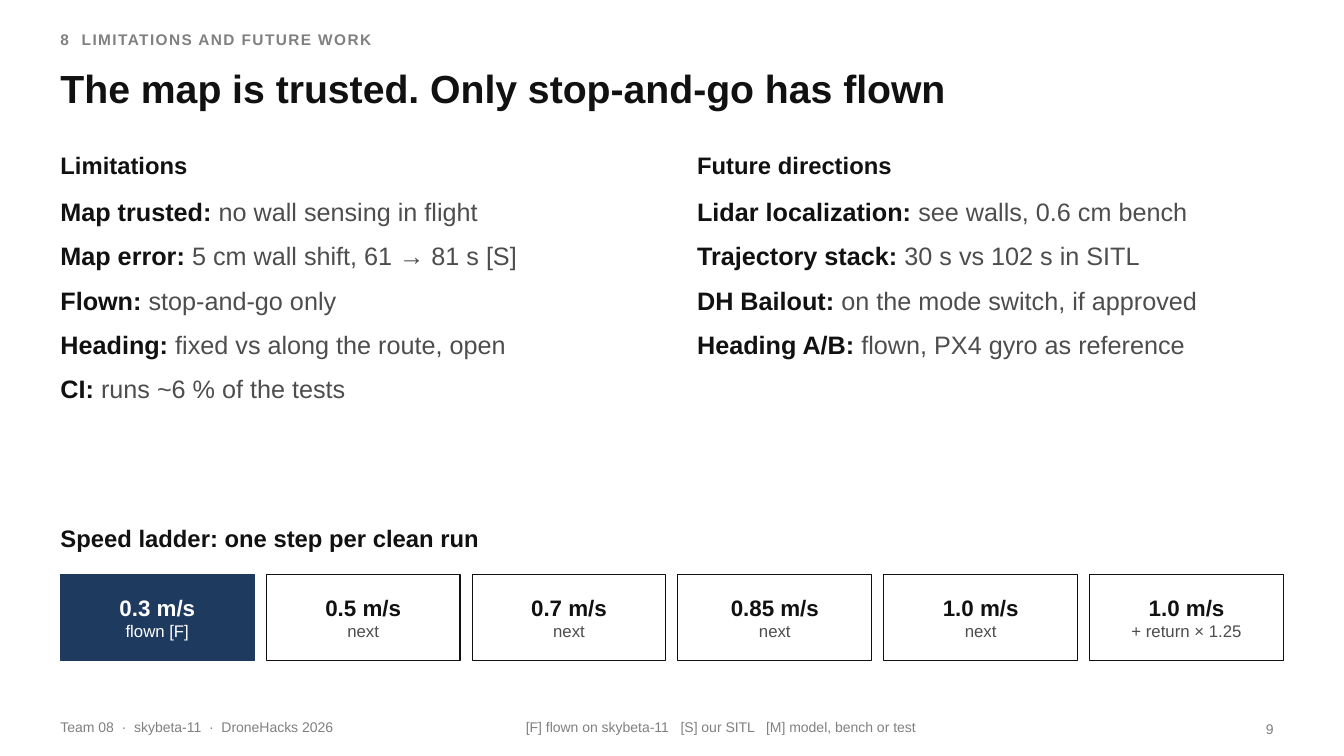
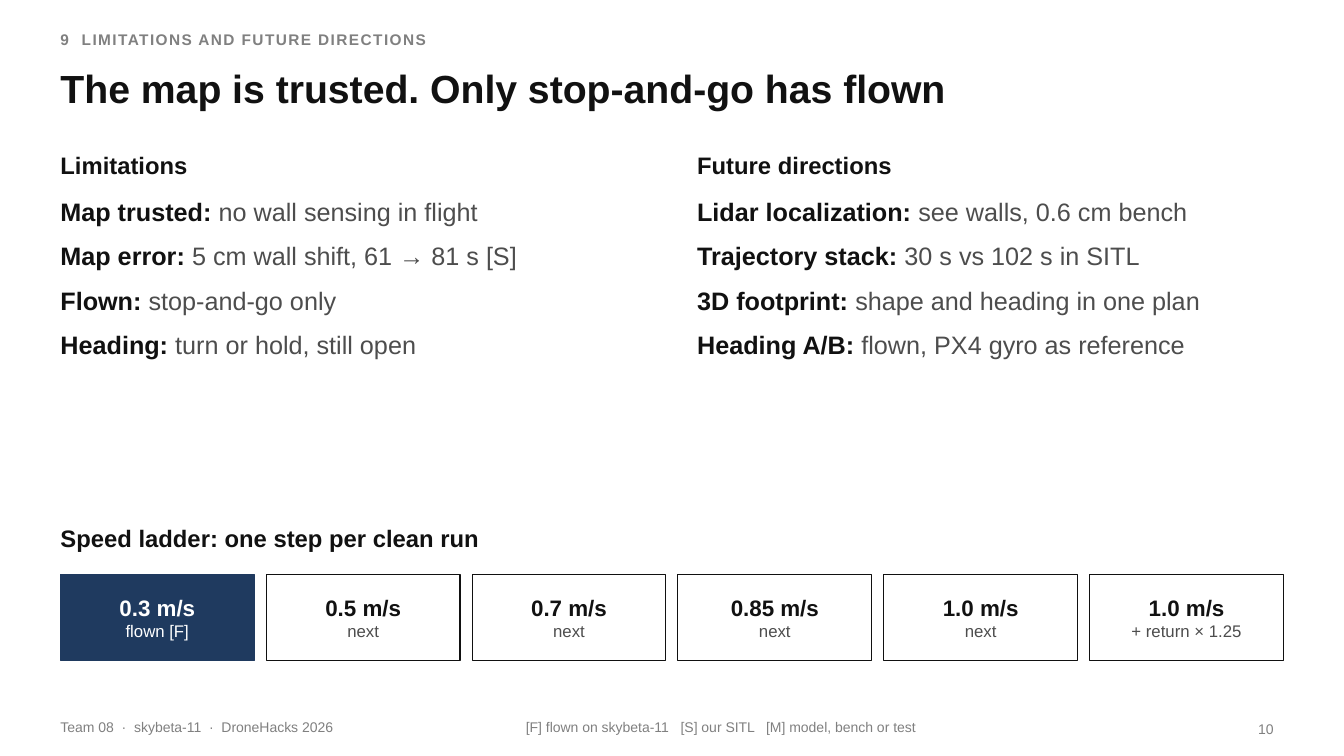
Before and after one commit to moterodiaz/DroneHacks, a slide deck: slide 10 of docs/presentation/DroneHacks-Team08-technical.pptx (slide 9 before the commit). Drawn at 1344x756 pixels with LibreOffice and Linux fonts; fonts in the diff are those of the drawing. Boxes give left, top, right and bottom in pixels: in the first picture for what was removed or moved away, otherwise in the second. Text is boxed around its words. In the diff, an @@ line names an element or a change of style, - is before the commit and + after.

```diff
--- a/docs/presentation/DroneHacks-Team08-technical.pptx
+++ b/docs/presentation/DroneHacks-Team08-technical.pptx
@@ text at box(60, 34, 426, 45): text changed @@
-8 LIMITATIONS AND FUTURE WORK
+9 LIMITATIONS AND FUTURE DIRECTIONS
@@ text at box(697, 291, 1200, 315): text changed @@
-• DH Bailout: on the mode switch, if approved
+• 3D footprint: shape and heading in one plan
@@ text at box(60, 335, 416, 360): text changed @@
-• Heading: fixed vs along the route, open
-• CI: runs ~6 % of the tests
+• Heading: turn or hold, still open
@@ page number at box(1258, 724, 1274, 734): text changed @@
-9
+10
```
Also in this commit, not shown: 5 other slides changed, 4 slides added, 3 slides removed, 2 other files.
